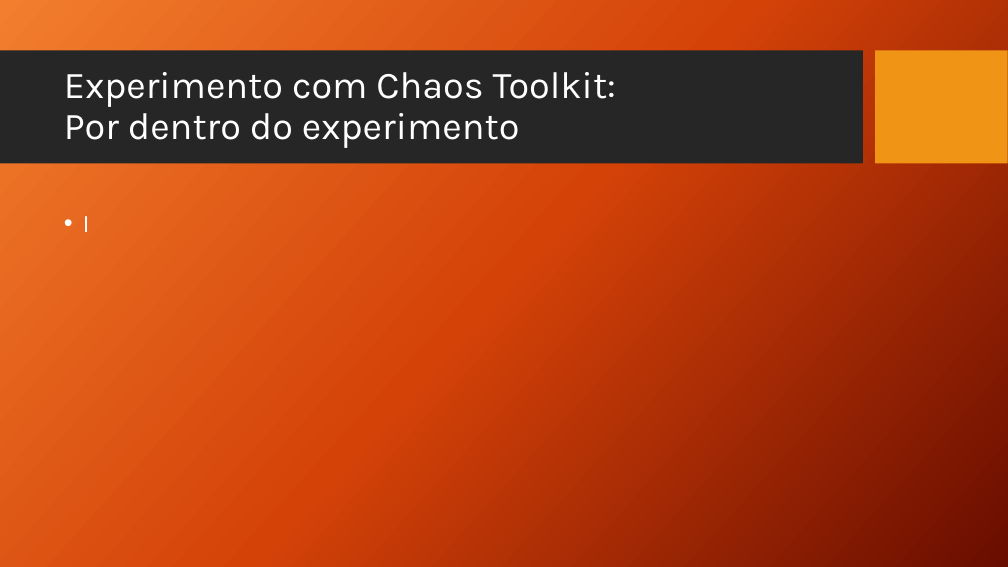
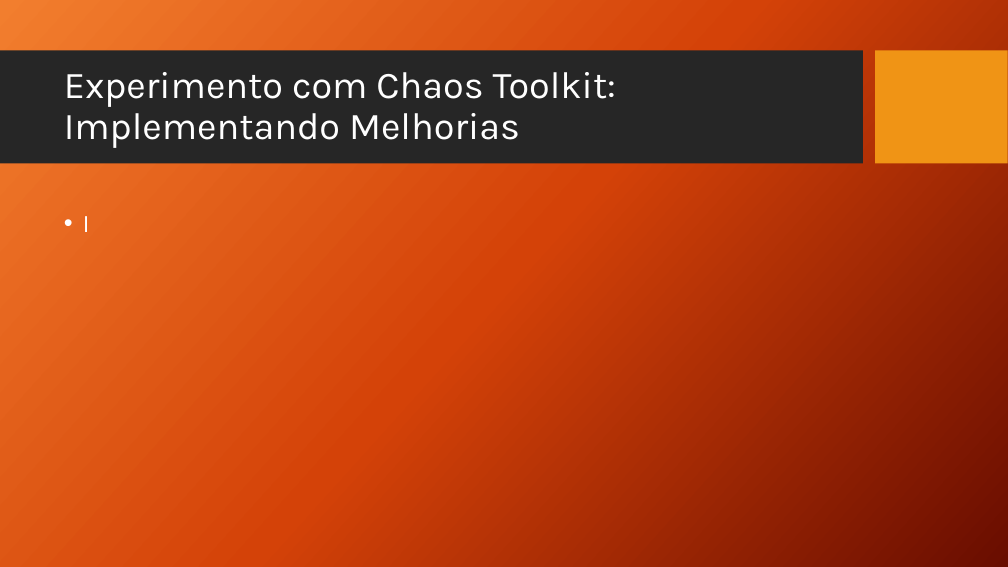
Before and after one commit to TCC-Chaos-Engineering/docs-chaos-engineering, a slide deck: slide 73 of docs/Chaos Engineering - Das Hipoteses aos Testes.pptx (slide 67 before the commit). Drawn at 1008x567 pixels with LibreOffice and Linux fonts; fonts in the diff are those of the drawing; background and template pictures are left out. Boxes give left, top, right and bottom in pixels: in the first picture for what was removed or moved away, otherwise in the second. Text is boxed around its words. In the diff, an @@ line names an element or a change of style, - is before the commit and + after.

Commit message:
Chaos Toolkit - Validando Melhorias

```diff
--- a/docs/Chaos Engineering - Das Hipoteses aos Testes.pptx
+++ b/docs/Chaos Engineering - Das Hipoteses aos Testes.pptx
@@ title at [64, 72, 616, 148]: text changed @@
-Experimento com Chaos Toolkit:
-Por dentro do experimento
+Experimento com Chaos Toolkit:
+Implementando Melhorias
```
Also in this commit, not shown: 6 other slides changed, 29 slides added.
